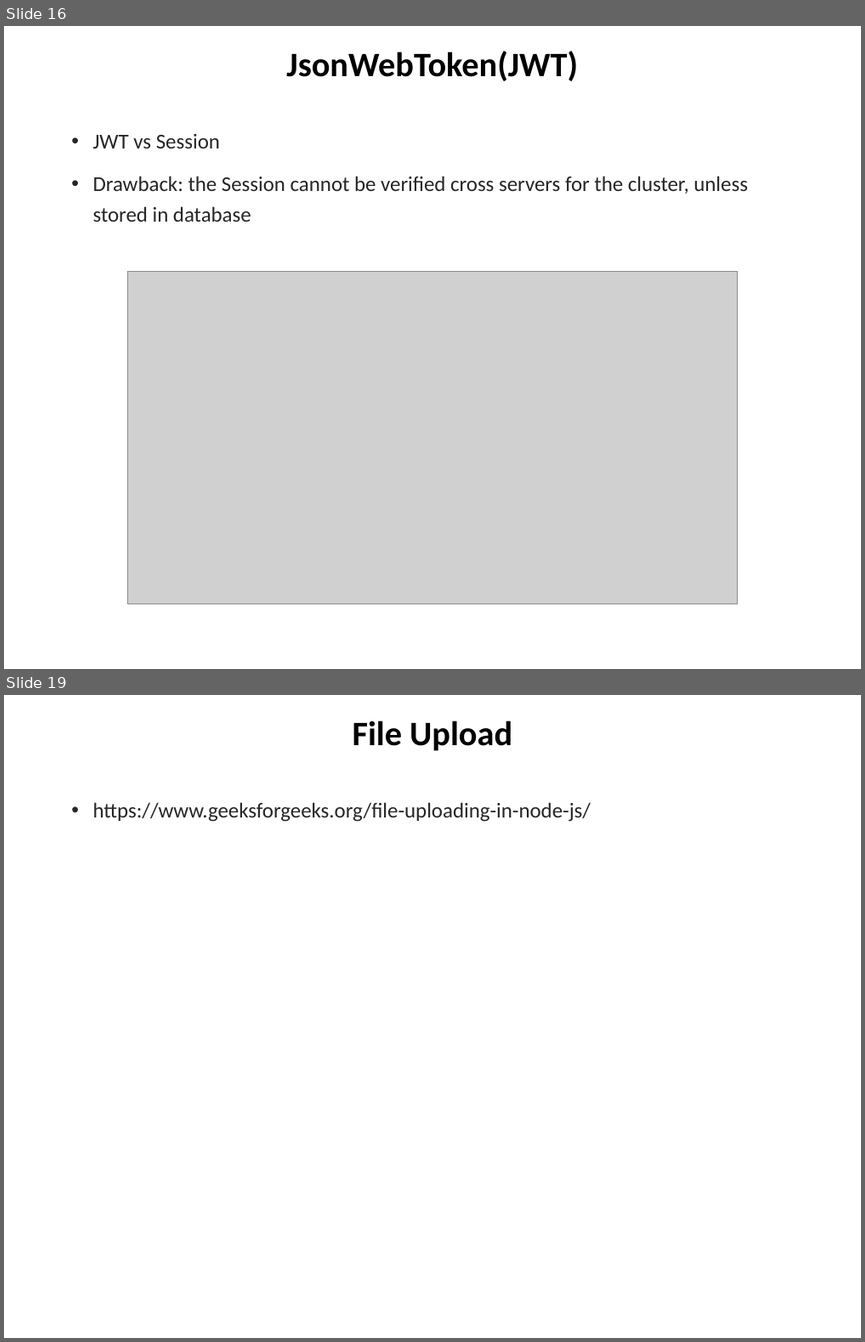
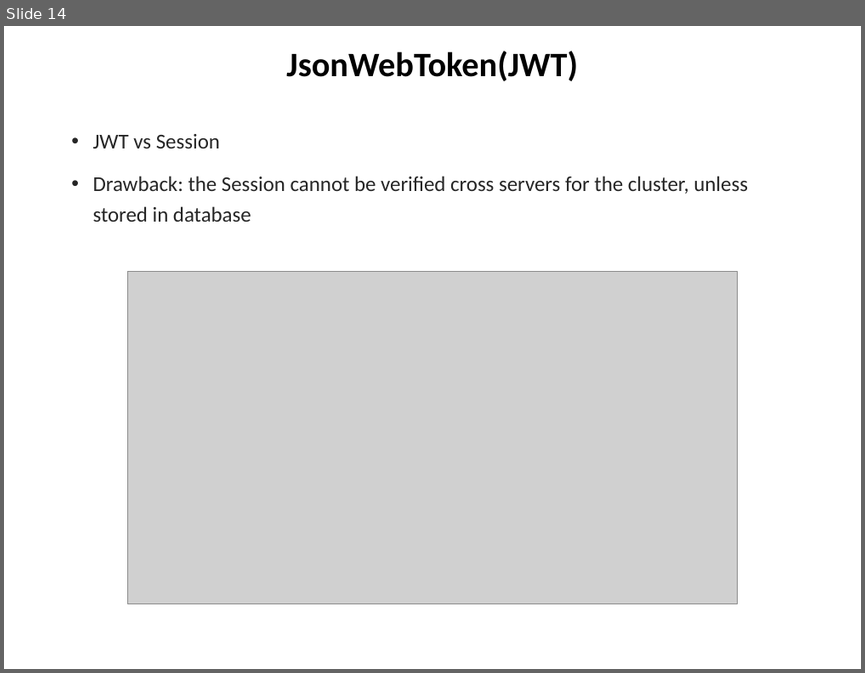
Before and after one commit to chuacw/SGUS-Slides, a slide deck: BCI - Batch2 - Day8 - Node & Express 2.pptx. Shown one above the other, each under a label of ours: slides 16 and 19 before the commit, slide 14 after it; the slides between them are not shown. The pictures are 865x1342 and 865x673 pixels, drawn with LibreOffice and Linux fonts; fonts in the diff are those of the drawing; grey boxes stand for pictures. Boxes give left, top, right and bottom in pixels: in the first picture for what was removed or moved away, otherwise in the second. Text is boxed around its words. In the diff, an @@ line names an element or a change of style, - is before the commit and + after.

```diff
--- a/BCI - Batch2 - Day8 - Node & Express 2.pptx
+++ b/BCI - Batch2 - Day8 - Node & Express 2.pptx
@@ slide 19 removed at <box>4,695,861,1338</box>, background #FFFFFF @@
@@ title removed at <box>352,721,512,751</box> @@
-File Upload
@@ text removed at <box>93,802,590,822</box> @@
-• https://www.geeksforgeeks.org/file-uploading-in-node-js/
@@ what was slide 16 is now slide 14 @@
```
Also in this commit, not shown: 7 slides changed, 2 slides added, 3 other slides removed, 1 other file.
